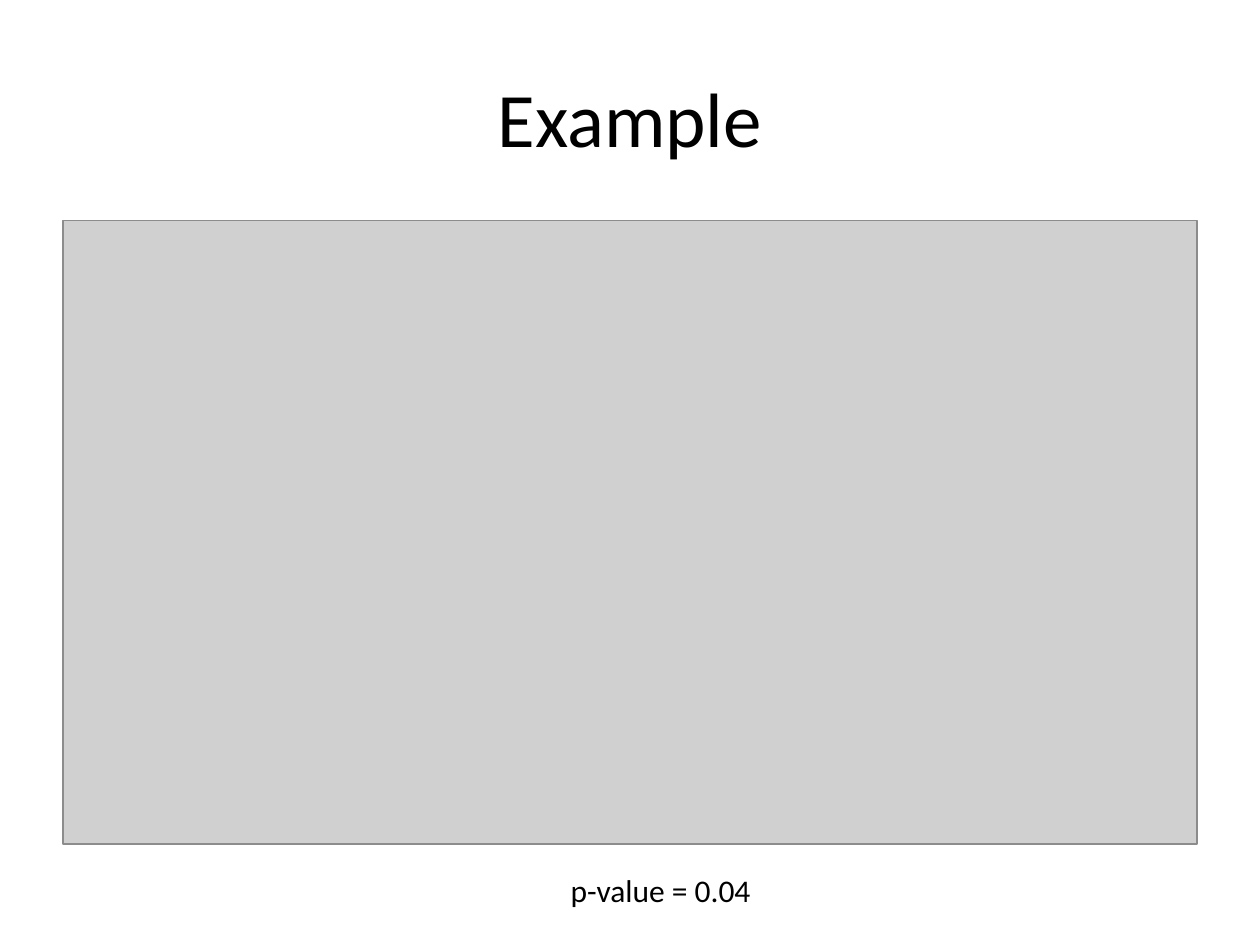
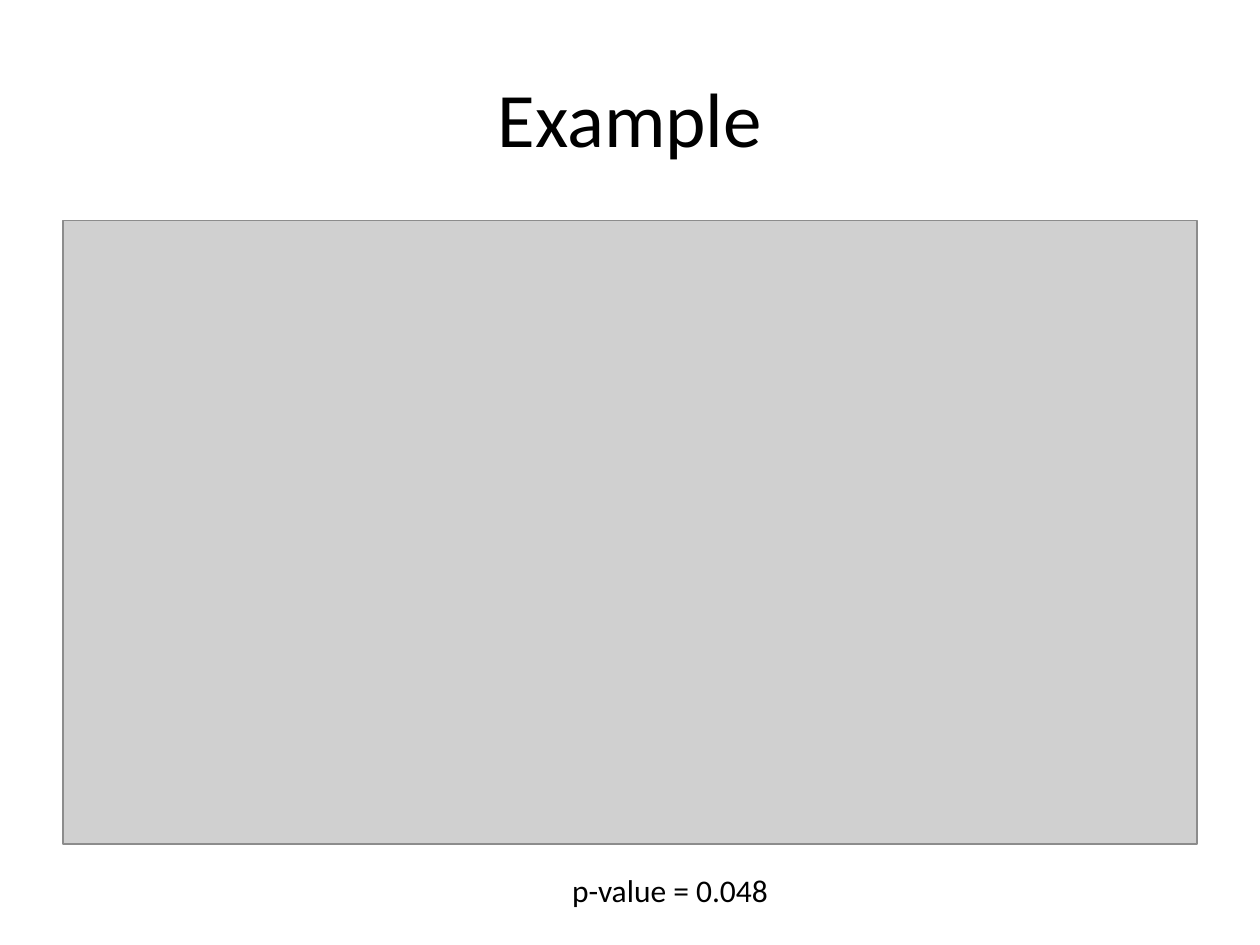
Before and after one commit to rafalab/top-10, a slide deck: slide 12 of r-and-rstudio/R-RStudio.pptx. Drawn at 1260x945 pixels with LibreOffice and Linux fonts; fonts in the diff are those of the drawing; grey boxes stand for pictures. Boxes give left, top, right and bottom in pixels: in the first picture for what was removed or moved away, otherwise in the second. Text is boxed around its words. In the diff, an @@ line names an element or a change of style, - is before the commit and + after.

```diff
--- a/r-and-rstudio/R-RStudio.pptx
+++ b/r-and-rstudio/R-RStudio.pptx
@@ text at [572, 880, 768, 907]: text changed @@
-p-value = 0.04
+p-value = 0.048
```
Also in this commit, not shown: 3 other files.
